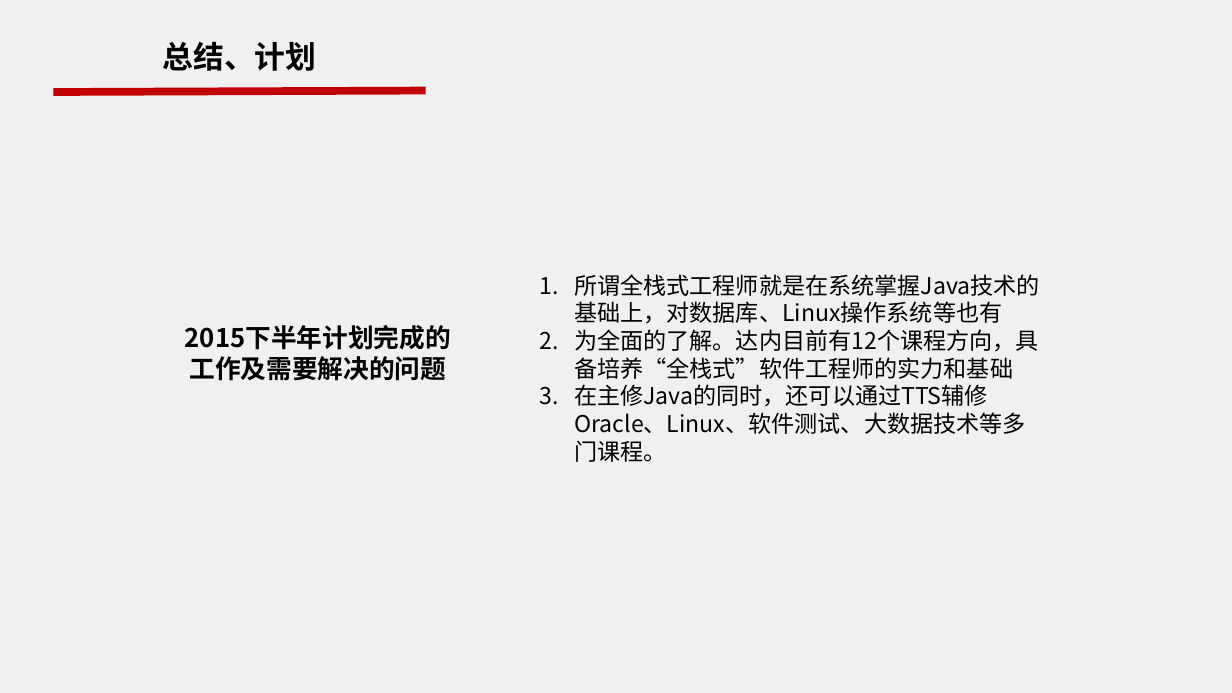
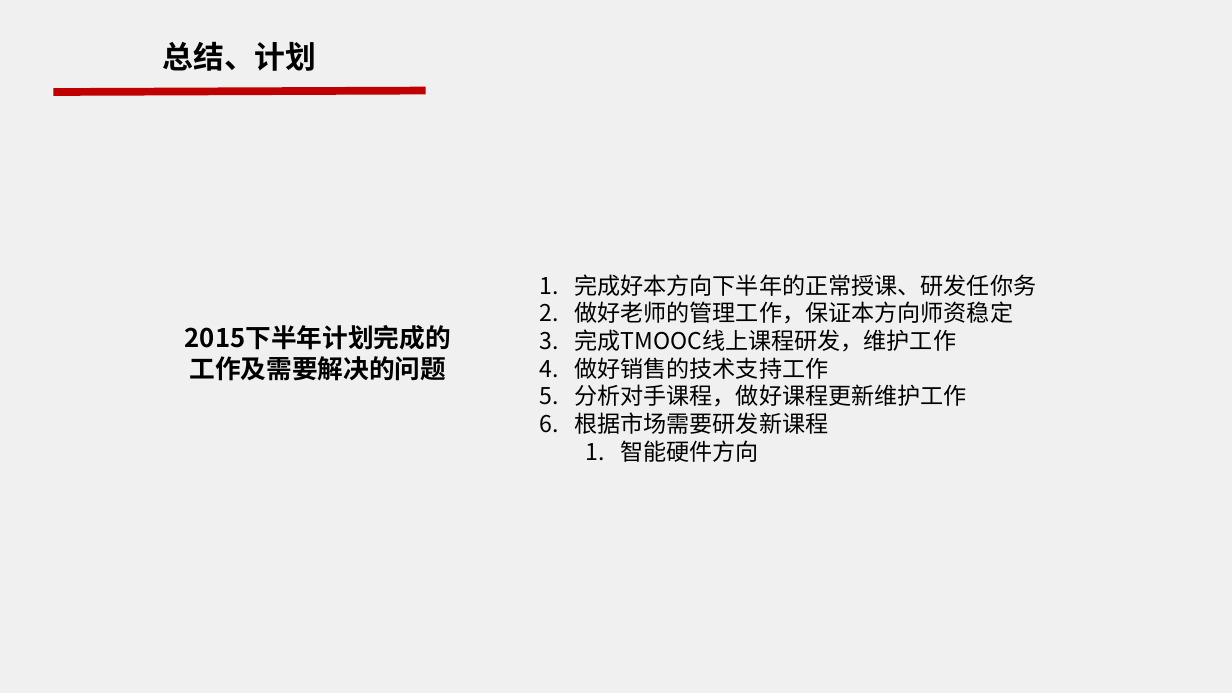
Before and after one commit to work-2015/work, a slide deck: slide 9 of 2015年中工作会/2015集团教学总监年中工作会_ESD_冯华.pptx. Drawn at 1232x693 pixels with LibreOffice and Linux fonts; fonts in the diff are those of the drawing; background and template pictures are left out. Boxes give left, top, right and bottom in pixels: in the first picture for what was removed or moved away, otherwise in the second. Text is boxed around its words. In the diff, an @@ line names an element or a change of style, - is before the commit and + after.

```diff
--- a/2015年中工作会/2015集团教学总监年中工作会_ESD_冯华.pptx
+++ b/2015年中工作会/2015集团教学总监年中工作会_ESD_冯华.pptx
@@ text at <box>574,274,1036,462</box>: text changed @@
-1. 所谓全栈式工程师就是在系统掌握Java技术的基础上，对数据库、Linux操作系统等也有
-2. 为全面的了解。达内目前有12个课程方向，具备培养“全栈式”软件工程师的实力和基础
-3. 在主修Java的同时，还可以通过TTS辅修Oracle、Linux、软件测试、大数据技术等多门课程。
+1. 完成好本方向下半年的正常授课、研发任你务
+2. 做好老师的管理工作，保证本方向师资稳定
+3. 完成TMOOC线上课程研发，维护工作
+4. 做好销售的技术支持工作
+5. 分析对手课程，做好课程更新维护工作
+6. 根据市场需要研发新课程
+  1. 智能硬件方向
```
Also in this commit, not shown: 3 other slides changed.
